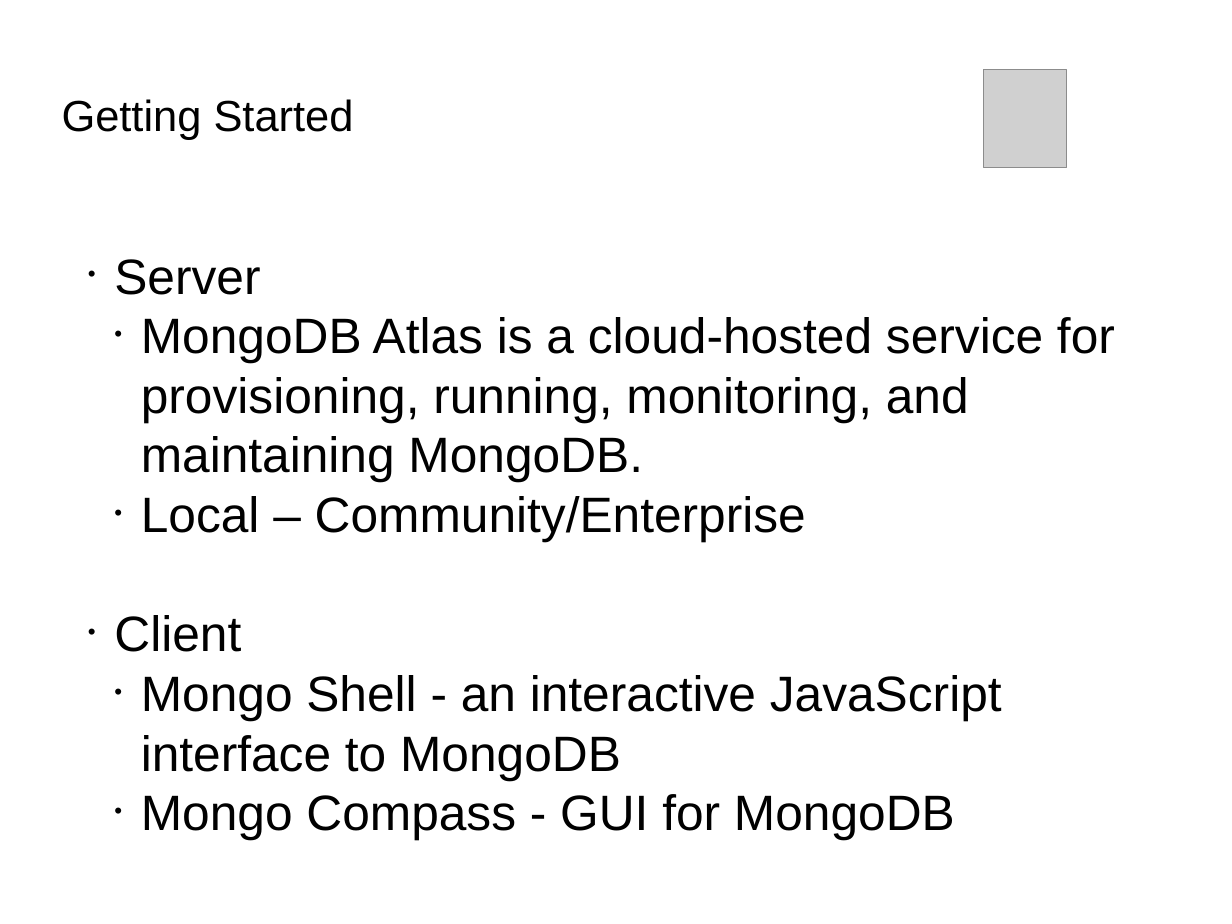
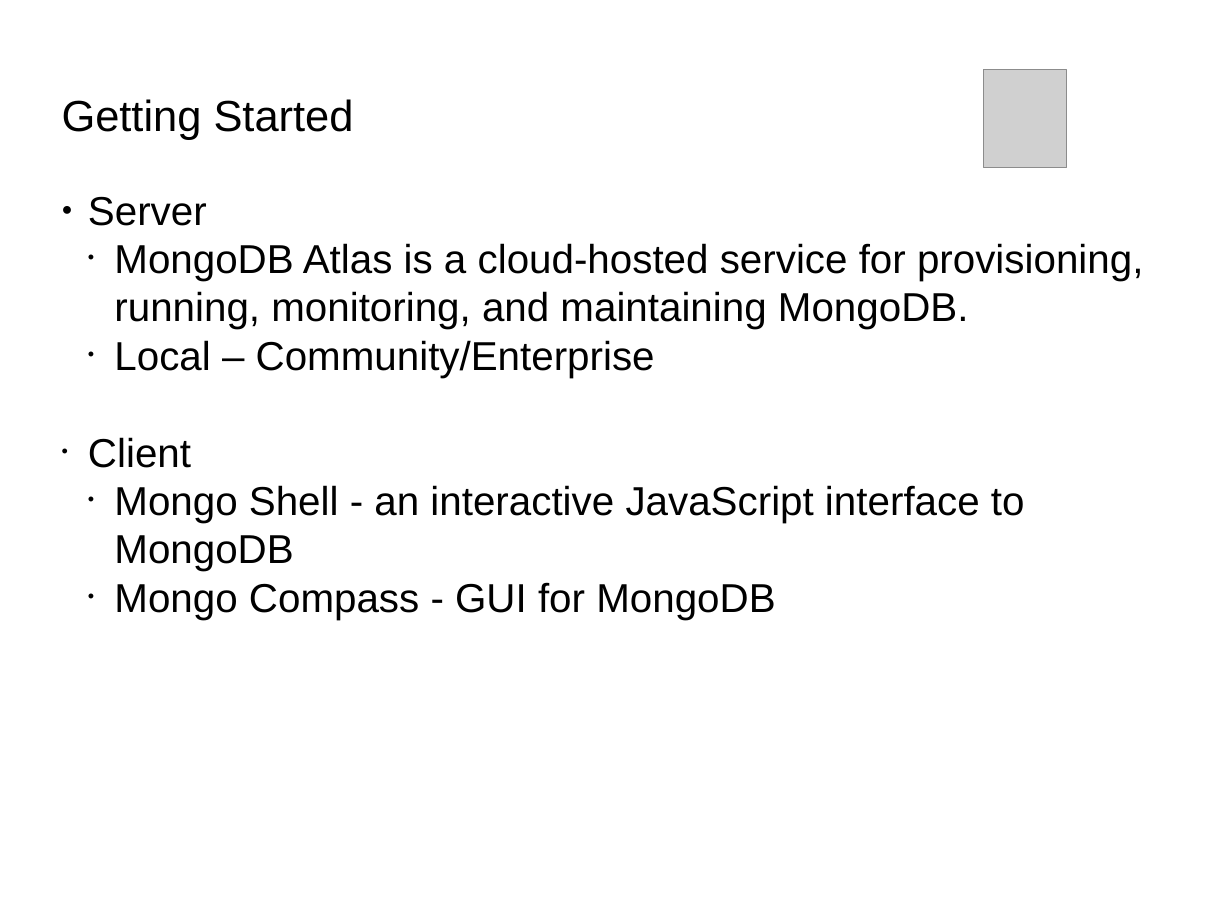
Before and after one commit to Bhakti/mongo_session, a slide deck: slide 12 of MongoDB_Session.odp (slide 10 before the commit). Drawn at 1232x924 pixels with LibreOffice and Linux fonts; fonts in the diff are those of the drawing; grey boxes stand for pictures; background and template pictures are left out. Boxes give left, top, right and bottom in pixels: in the first picture for what was removed or moved away, otherwise in the second. Text is boxed around its words. In the diff, an @@ line names an element or a change of style, - is before the commit and + after.

```diff
--- a/MongoDB_Session.odp
+++ b/MongoDB_Session.odp
@@ subtitle "Server" at box(88, 196, 1143, 620): size 32 to 26 pt; bullet • to ●; list level 2 to 1 in "Server"; list level 3 to 2 in "MongoDB Atlas is a cloud-hosted ..."; list level 3 to 2 in "Local – Community/Enterprise"; list level 2 to 1 in "Client"; list level 3 to 2 in "Mongo Shell - an interactive ..."; list level 3 to 2 in "Mongo Compass - GUI for ..." @@
```
Also in this commit, not shown: 11 other slides changed, 8 slides added, 1 slide removed, 5 other files.
